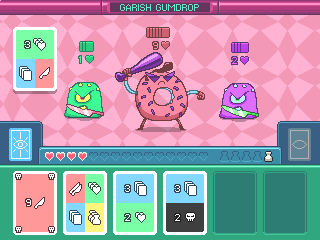
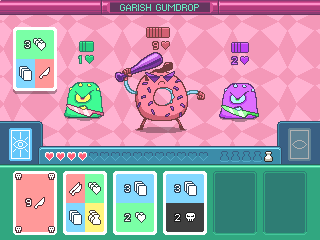
The second w=320, h=240 image is a revision of the first. Changes to its layers:
"shadows": opacity 25% → 30%, painted on it over (65, 117, 256, 133)
